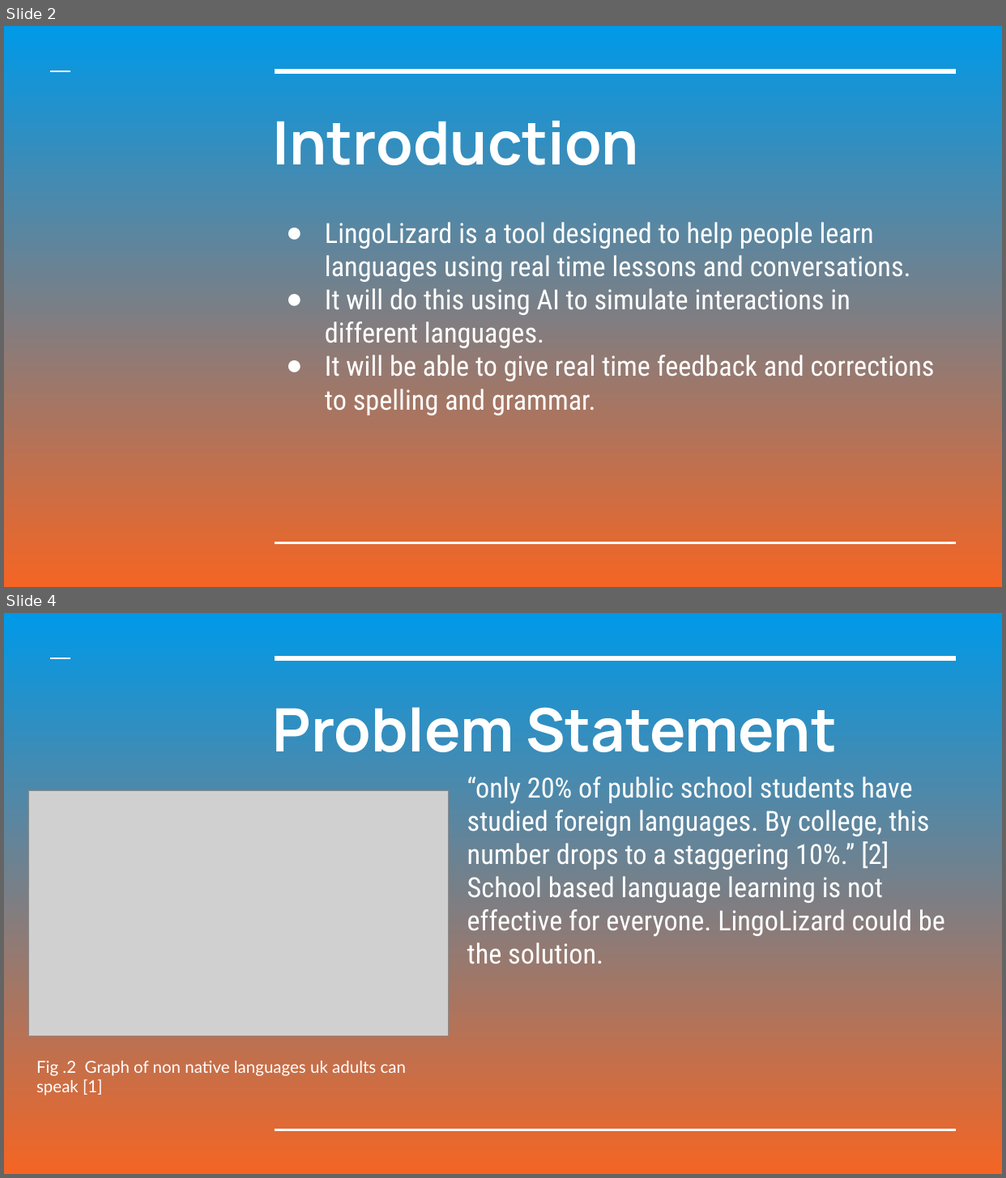
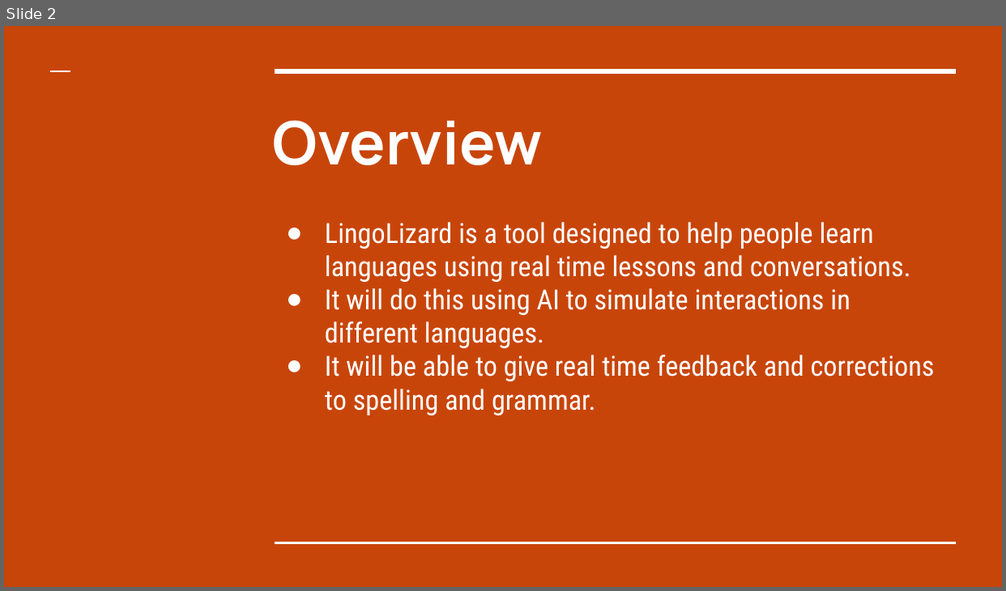
Before and after one commit to mjc136/4thYearProject, a slide deck: docs/LingoLizard.pptx. Shown one above the other, each under a label of ours: slides 2 and 4 before the commit, slide 2 after it; the slides between them are not shown. The pictures are 1006x1178 and 1006x591 pixels, drawn with LibreOffice and Linux fonts; fonts in the diff are those of the drawing; grey boxes stand for pictures. Boxes give left, top, right and bottom in pixels: in the first picture for what was removed or moved away, otherwise in the second. Text is boxed around its words. In the diff, an @@ line names an element or a change of style, - is before the commit and + after.

```diff
--- a/docs/LingoLizard.pptx
+++ b/docs/LingoLizard.pptx
@@ slide 4 removed at [4,613,1002,1174], background gradient #0099E8 to #F46524; not listed: 3 template elements that a slide beside it also shows @@
@@ title removed at [273,707,837,752] @@
-Problem Statement
@@ subtitle removed at [467,777,945,964] @@
-“only 20% of public school students have studied foreign languages. By college, this number drops to a staggering 10%.” [2]
-School based language learning is not effective for everyone. LingoLizard could be the solution.
@@ picture removed at [29,790,449,1036] @@
@@ text removed at [36,1061,406,1096] @@
-Fig .2 Graph of non native languages uk adults can speak [1]
@@ slide 2 changed as well @@
@@ background gradient #0099E8 to #F46524 to #C8450A @@
@@ title at [273,120,543,165]: text changed @@
-Introduction
+Overview
```
Also in this commit, not shown: 4 other slides changed, 3 slides added, 7 other slides removed, 1 other file.
